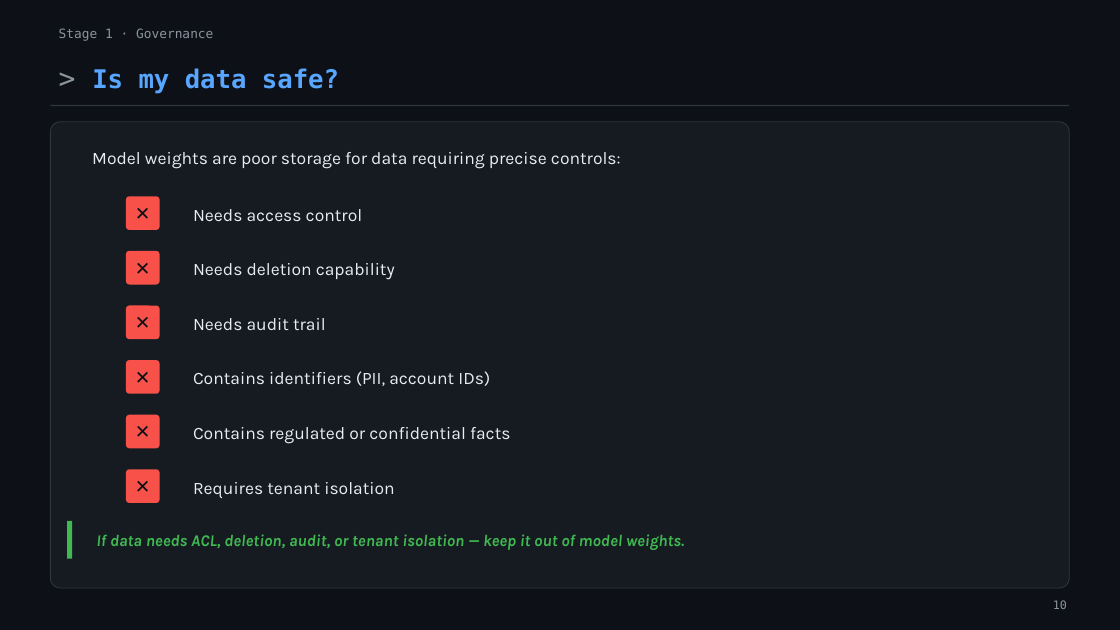
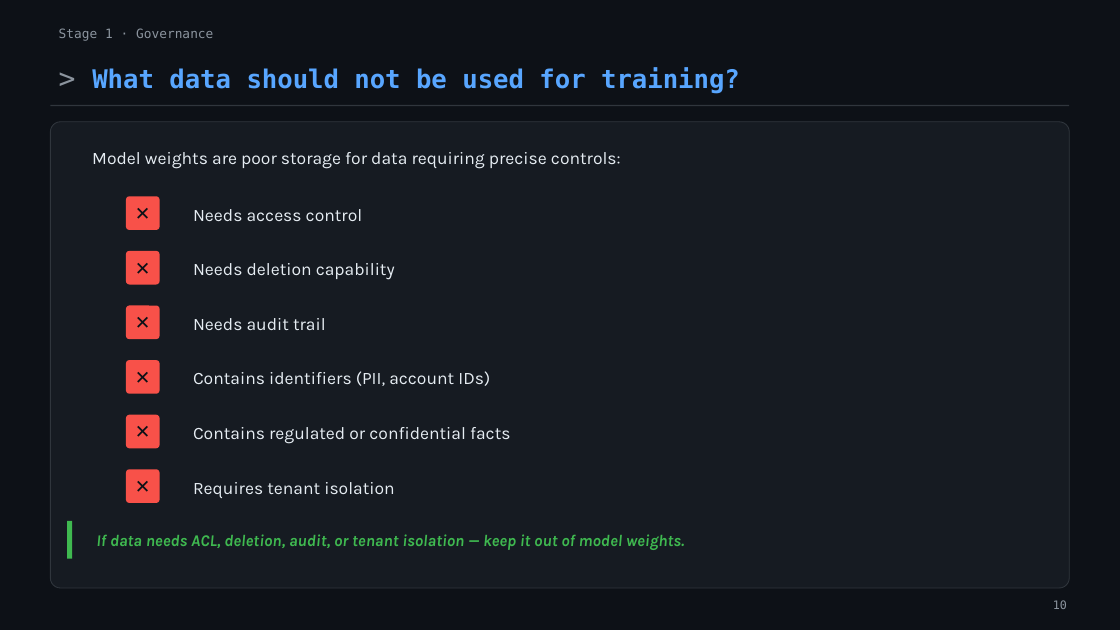
Before and after one commit to ivanvagunin/techtalks, a slide deck: slide 12 of ECS2026/chatbot-tm.pptx. Drawn at 1120x630 pixels with LibreOffice and Linux fonts; fonts in the diff are those of the drawing. Boxes give left, top, right and bottom in pixels: in the first picture for what was removed or moved away, otherwise in the second. Text is boxed around its words. In the diff, an @@ line names an element or a change of style, - is before the commit and + after.

```diff
--- a/ECS2026/chatbot-tm.pptx
+++ b/ECS2026/chatbot-tm.pptx
@@ text at (92, 68, 740, 94): text changed @@
-> Is my data safe?
+> What data should not be used for training?
```
Also in this commit, not shown: 10 other slides changed, 1 other file.
